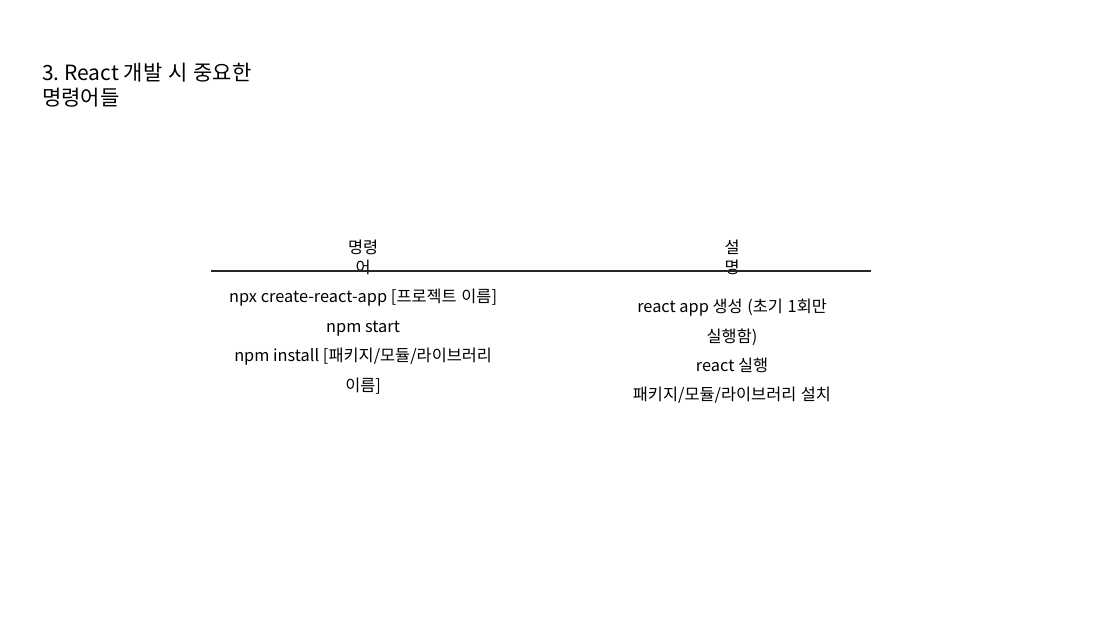
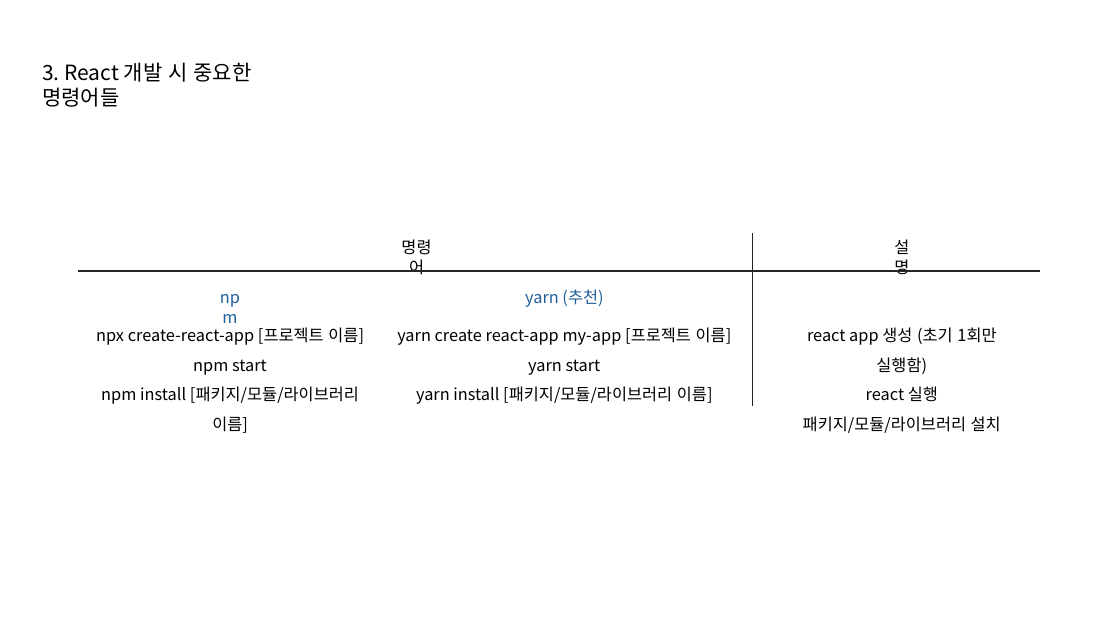
Before and after one commit to DSIS-study/React-Study, a slide deck: slide 8 of [DSIS] 02-React 시작하기.pptx. Drawn at 1120x630 pixels with LibreOffice and Linux fonts; fonts in the diff are those of the drawing. Boxes give left, top, right and bottom in pixels: in the first picture for what was removed or moved away, otherwise in the second. Text is boxed around its words. In the diff, an @@ line names an element or a change of style, - is before the commit and + after.

```diff
--- a/[DSIS] 02-React 시작하기.pptx
+++ b/[DSIS] 02-React 시작하기.pptx
@@ text "명령어": place and size @@
-text "명령어" at [348, 239, 378, 275]
+text "명령어" at [401, 239, 431, 275]
@@ line added from (753, 406) to (753, 234), #262626 1.5 pt @@
@@ text "설명": place and size @@
-text "설명" at [725, 239, 740, 275]
+text "설명" at [894, 239, 909, 275]
@@ line moved from (212, 271) - (870, 271) to (78, 271) - (1041, 271) @@
@@ text added at [525, 289, 603, 307], 14 pt, text #215F9A @@
+yarn (추천)
@@ text added at [96, 327, 364, 433], 14 pt, text #000000 @@
+npx create-react-app [프로젝트 이름]
+npm start
+npm install [패키지/모듈/라이브러리 이름]
@@ text at [397, 327, 732, 404]: text changed @@
-npx create-react-app [프로젝트 이름]
-npm start
-npm install [패키지/모듈/라이브러리 이름]
+yarn create react-app my-app [프로젝트 이름]
+yarn start
+yarn install [패키지/모듈/라이브러리 이름]
@@ text "react app 생성 (초기 1회만 ...": place and size @@
-text "react app 생성 (초기 1회만 ..." at [633, 298, 831, 403]
+text "react app 생성 (초기 1회만 ..." at [803, 327, 1001, 433]
@@ text added at [193, 362, 228, 375], 14 pt, text #215F9A @@
+npm
```
Also in this commit, not shown: 5 other slides changed, 20 other files.
